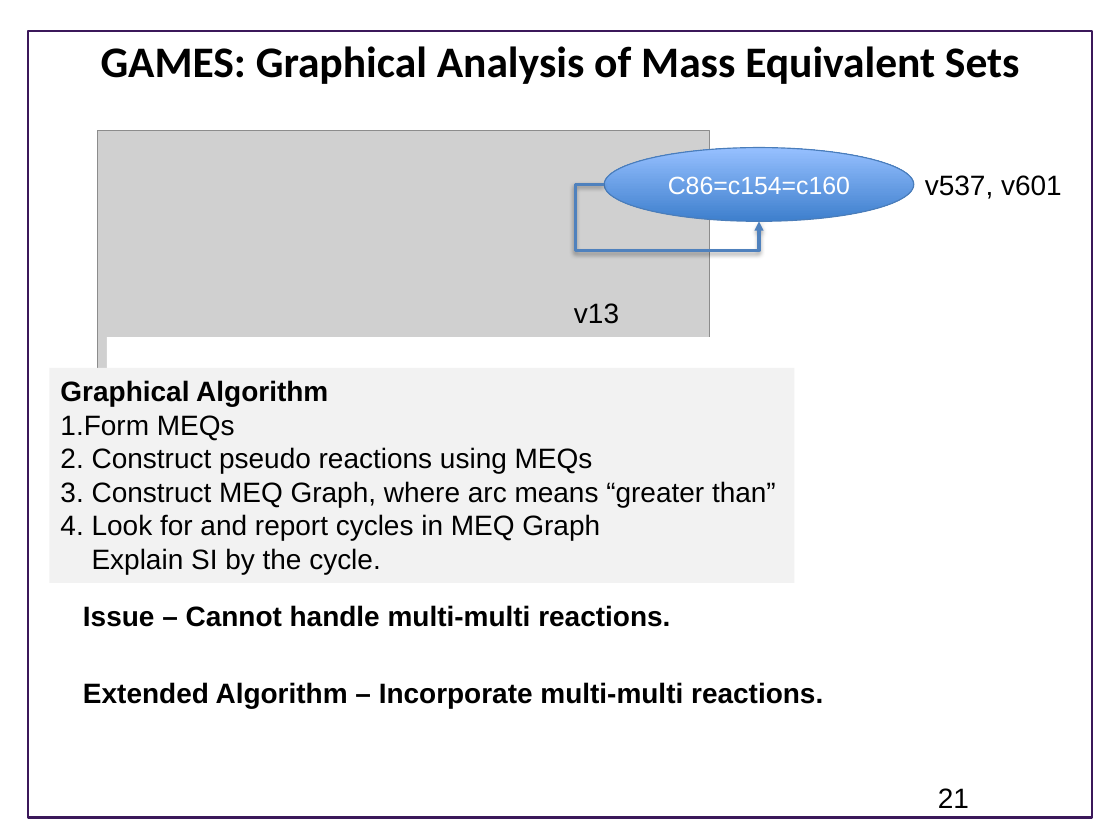
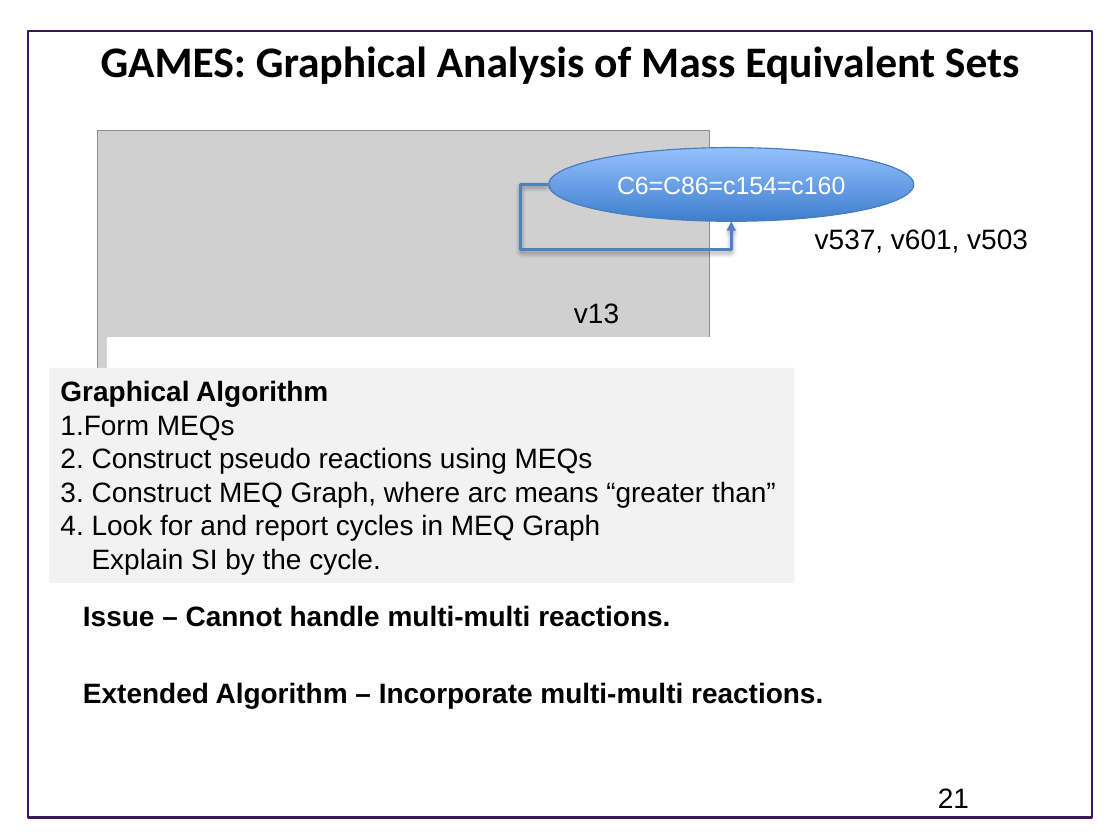
Before and after one commit to ModelEngineering/BIOEN-437, a slide deck: slide 21 of Lectures/Verification-and-Validation/vav_overview.pptx. Drawn at 1120x840 pixels with LibreOffice and Linux fonts; fonts in the diff are those of the drawing; grey boxes stand for pictures; background and template pictures are left out. Boxes give left, top, right and bottom in pixels: in the first picture for what was removed or moved away, otherwise in the second. Text is boxed around its words. In the diff, an @@ line names an element or a change of style, - is before the commit and + after.

Commit message:
Lecture updates; new HW

```diff
--- a/Lectures/Verification-and-Validation/vav_overview.pptx
+++ b/Lectures/Verification-and-Validation/vav_overview.pptx
@@ ellipse "C6=C86=c154=c160": place and size @@
-ellipse "C6=C86=c154=c160" at (604,148,913,222)
+ellipse "C6=C86=c154=c160" at (549,148,914,222)
@@ text in ellipse at (617,176,845,194): text changed @@
-C86=c154=c160
+C6=C86=c154=c160
@@ elbow arrow moved from (604, 185) - (759, 222) to (549, 185) - (731, 222) @@
@@ text at (815,229,1028,253): text changed @@
-v537, v601
+v537, v601, v503
```
Also in this commit, not shown: 2 other files.
